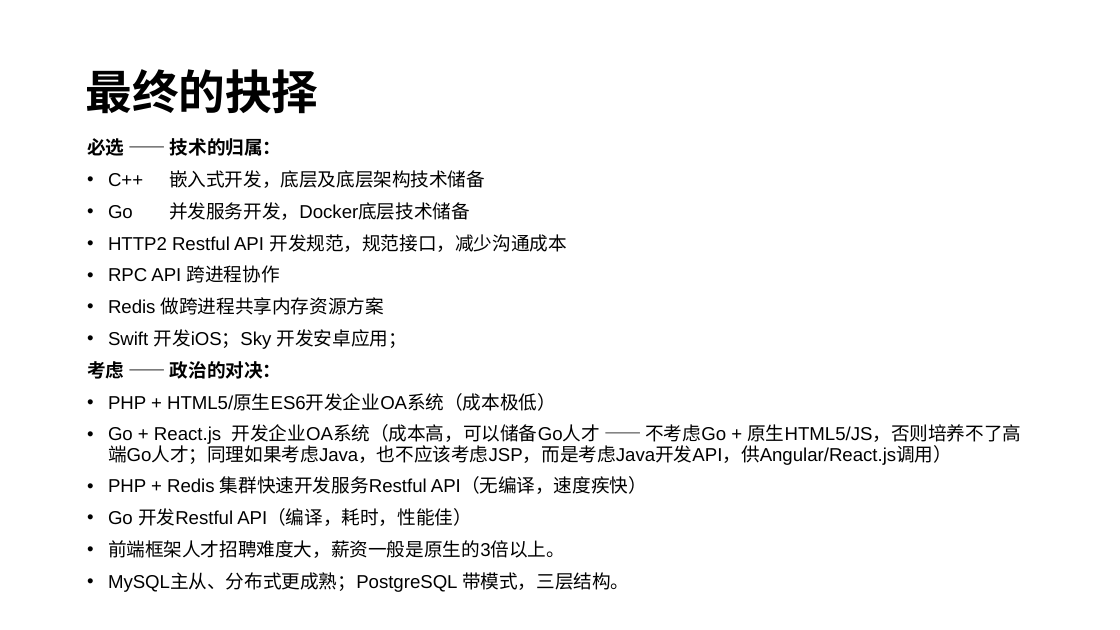
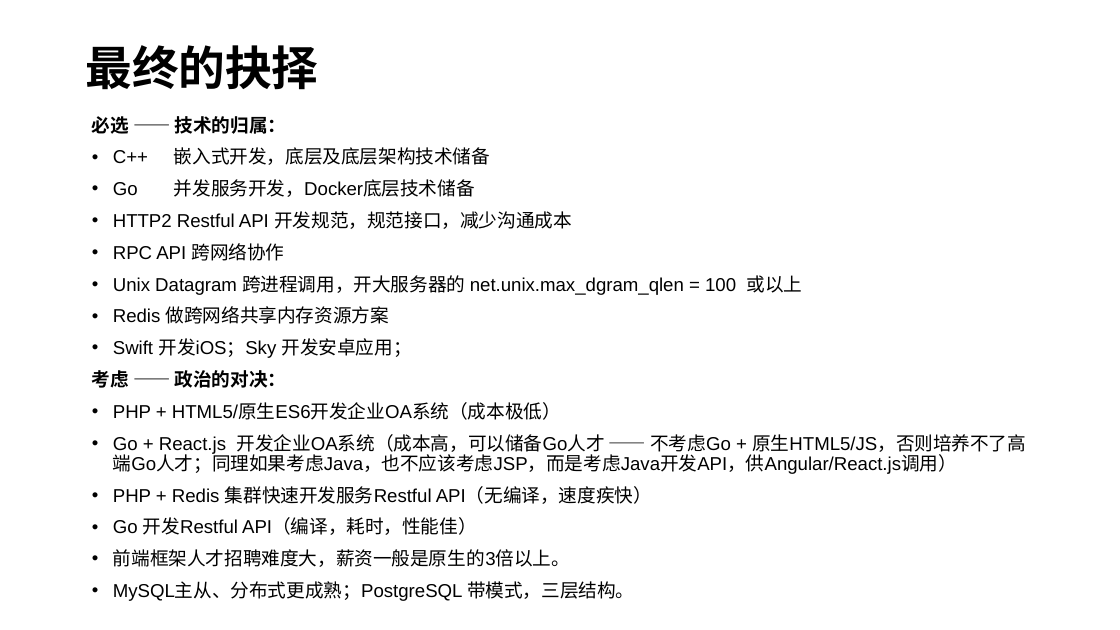
Before and after one commit to guoyu07/NotesPublic, a slide deck: slide 7 of Aario-PPT/IT/1. 智能硬件和移动互联网，该用什么语言？.pptx. Drawn at 1120x630 pixels with LibreOffice and Linux fonts; fonts in the diff are those of the drawing. Boxes give left, top, right and bottom in pixels: in the first picture for what was removed or moved away, otherwise in the second. Text is boxed around its words. In the diff, an @@ line names an element or a change of style, - is before the commit and + after.

```diff
--- a/Aario-PPT/IT/1. 智能硬件和移动互联网，该用什么语言？.pptx
+++ b/Aario-PPT/IT/1. 智能硬件和移动互联网，该用什么语言？.pptx
@@ title "最终的抉择": place and size @@
-title "最终的抉择" at (85, 69, 318, 114)
+title "最终的抉择" at (85, 45, 318, 90)
@@ text "必选 —— 技术的归属：": place and size @@
-text "必选 —— 技术的归属：" at (87, 138, 1021, 592)
+text "必选 —— 技术的归属：" at (92, 116, 1026, 567)
@@ text at (113, 243, 803, 324): text changed @@
-• RPC API 跨进程协作
-• Redis 做跨进程共享内存资源方案
+• RPC API 跨网络协作
+• Unix Datagram 跨进程调用，开大服务器的 net.unix.max_dgram_qlen = 100 或以上
+• Redis 做跨网络共享内存资源方案
```
Also in this commit, not shown: 5 other files.
